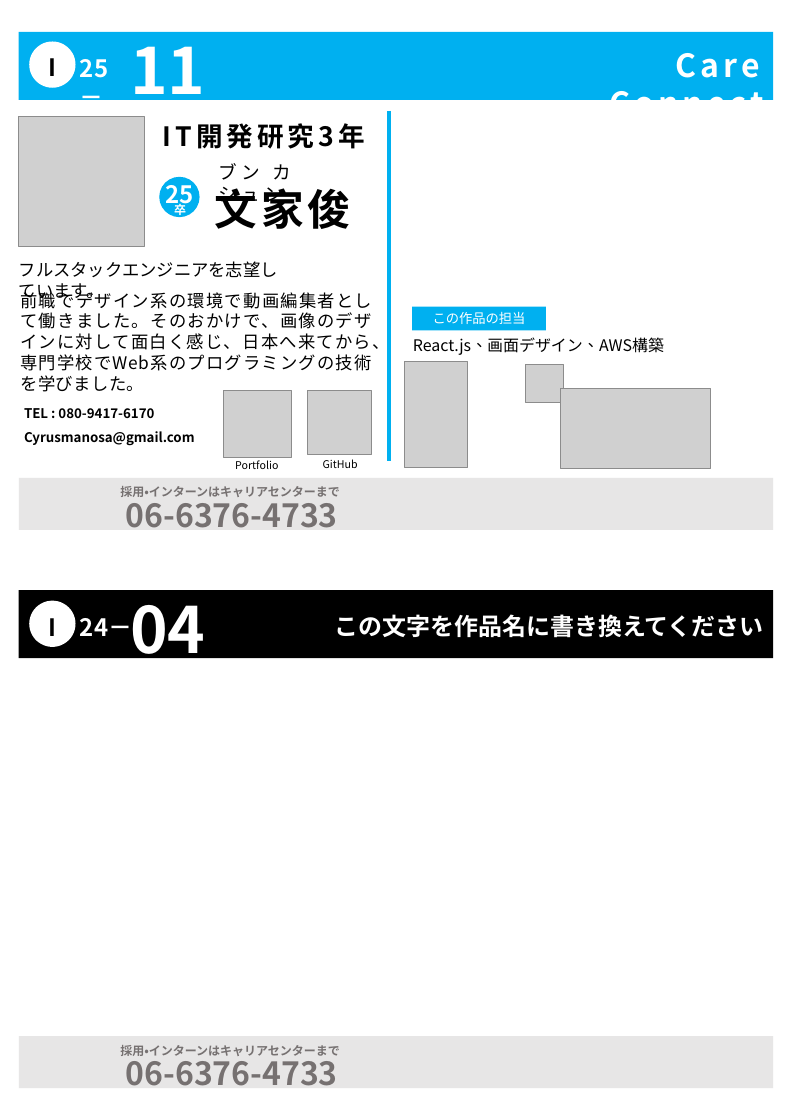
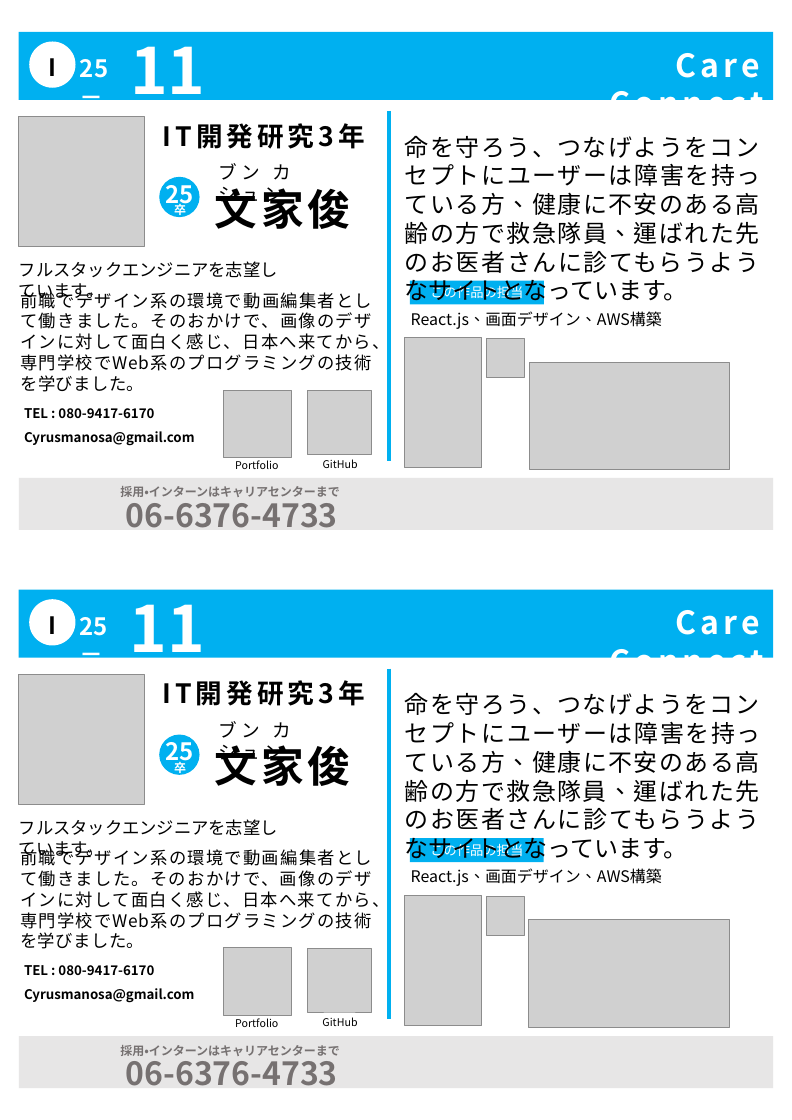
Before and after one commit to cyrusmanosa/Ecc-Year-3, a slide deck: slide 1 of Y3-Sem1/ITプロジェクト開発/自己PRシート/自己PRシートテンプレ_文家俊.pptx. Drawn at 792x1120 pixels with LibreOffice and Linux fonts; fonts in the diff are those of the drawing; grey boxes stand for pictures; background and template pictures are left out. Boxes give left, top, right and bottom in pixels: in the first picture for what was removed or moved away, otherwise in the second. Text is boxed around its words. In the diff, an @@ line names an element or a change of style, - is before the commit and + after.

Commit message:
update

```diff
--- a/Y3-Sem1/ITプロジェクト開発/自己PRシート/自己PRシートテンプレ_文家俊.pptx
+++ b/Y3-Sem1/ITプロジェクト開発/自己PRシート/自己PRシートテンプレ_文家俊.pptx
@@ text added at (405,136,761,305), 18 pt, text #000000 @@
+命を守ろう、つなげようをコンセプトにユーザーは障害を持っている方、健康に不安のある高齢の方で救急隊員、運ばれた先のお医者さんに診てもらうようなサイトとなっています。
@@ rectangle "この作品の担当": place and size @@
-rectangle "この作品の担当" at (412,306,546,330)
+rectangle "この作品の担当" at (410,281,544,305)
@@ text "React.js、画面デザイン、AWS構築": place and size @@
-text "React.js、画面デザイン、AWS構築" at (413,337,664,355)
+text "React.js、画面デザイン、AWS構築" at (411,311,662,329)
@@ picture: place and size @@
-picture at (404,361,467,467)
+picture at (404,337,482,467)
@@ picture: place and size @@
-picture at (526,364,563,402)
+picture at (487,339,524,377)
@@ picture: place and size @@
-picture at (560,388,711,468)
+picture at (529,362,729,469)
@@ rectangle at (19,590,773,658): fill #000000 to #00B0F0 @@
@@ text removed at (80,618,132,636) @@
-24－
@@ group added at (19,584,763,1027): 15 texts, 6 pictures, 1 ellipse, 1 line, 1 rectangle @@
+25－
+114
+Care Connect
+IT開発研究3年
+25
+卒
+文家俊
+ブン カシュン
+前職でデザイン系の環境で動画編集者として働きました。そのおかけで、画像のデザインに対して面白く感じ、日本へ来てから、専門学校でWeb系のプログラミングの技術を学びました。
+フルスタックエンジニアを志望しています。
+GitHub
+Portfolio
+TEL : 080-9417-6170
+Cyrusmanosa@gmail.com
+この作品の担当
+React.js、画面デザイン、AWS構築
+命を守ろう、つなげようをコンセプトにユーザーは障害を持っている方、健康に不安のある高齢の方で救急隊員、運ばれた先のお医者さんに診てもらうようなサイトとなっています。
```
